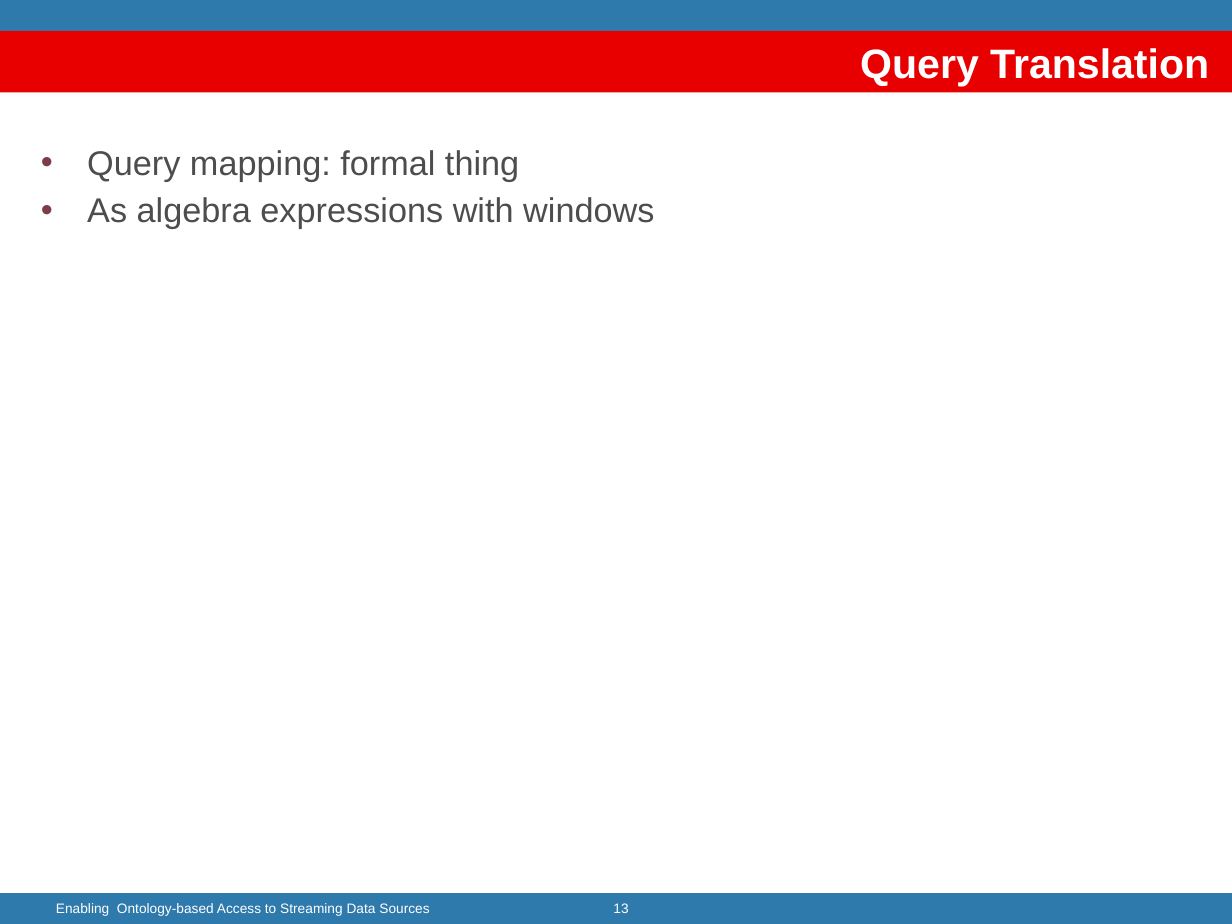
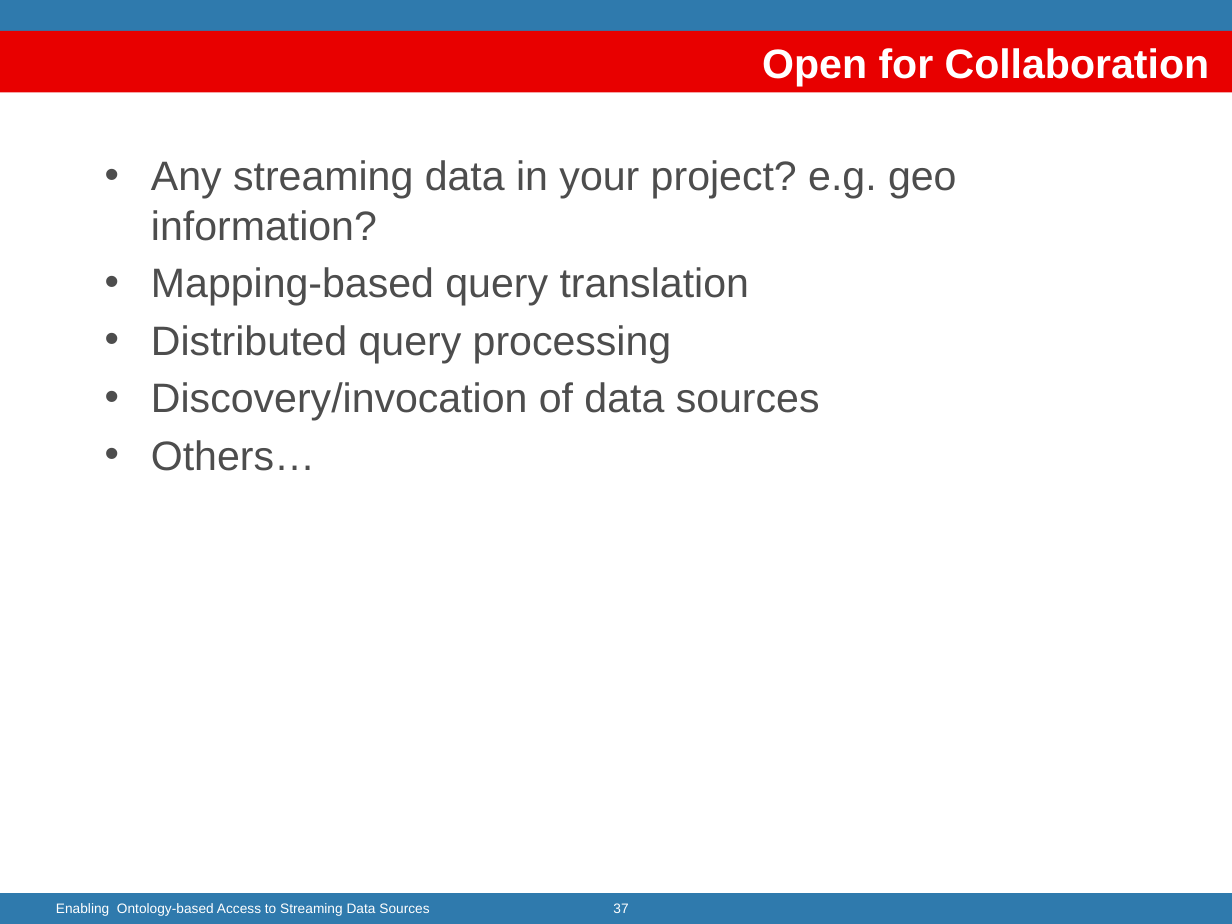
Before and after one commit to jpcik/morph-streams, a slide deck: slide 37 of doc/dis/EnablingStreamingDA/Enabling ontology-based Streaming Data Access.pptx (slide 13 before the commit). Drawn at 1232x924 pixels with LibreOffice and Linux fonts; fonts in the diff are those of the drawing; background and template pictures are left out. Boxes give left, top, right and bottom in pixels: in the first picture for what was removed or moved away, otherwise in the second. Text is boxed around its words. In the diff, an @@ line names an element or a change of style, - is before the commit and + after.

```diff
--- a/doc/dis/EnablingStreamingDA/Enabling ontology-based Streaming Data Access.pptx
+++ b/doc/dis/EnablingStreamingDA/Enabling ontology-based Streaming Data Access.pptx
@@ title at bbox=[762, 48, 1209, 86]: text changed @@
-Query Translation
+Open for Collaboration
@@ text removed at bbox=[87, 150, 654, 229] @@
-• Query mapping: formal thing
-• As algebra expressions with windows
@@ text added at bbox=[151, 160, 956, 471], 24 pt, text #4D4D4D @@
+• Any streaming data in your project? e.g. geo information?
+• Mapping-based query translation
+• Distributed query processing
+• Discovery/invocation of data sources
+• Others…
@@ page number at bbox=[613, 903, 628, 913]: text changed @@
-13
+37
```
Also in this commit, not shown: 12 other slides changed, 18 slides added.
